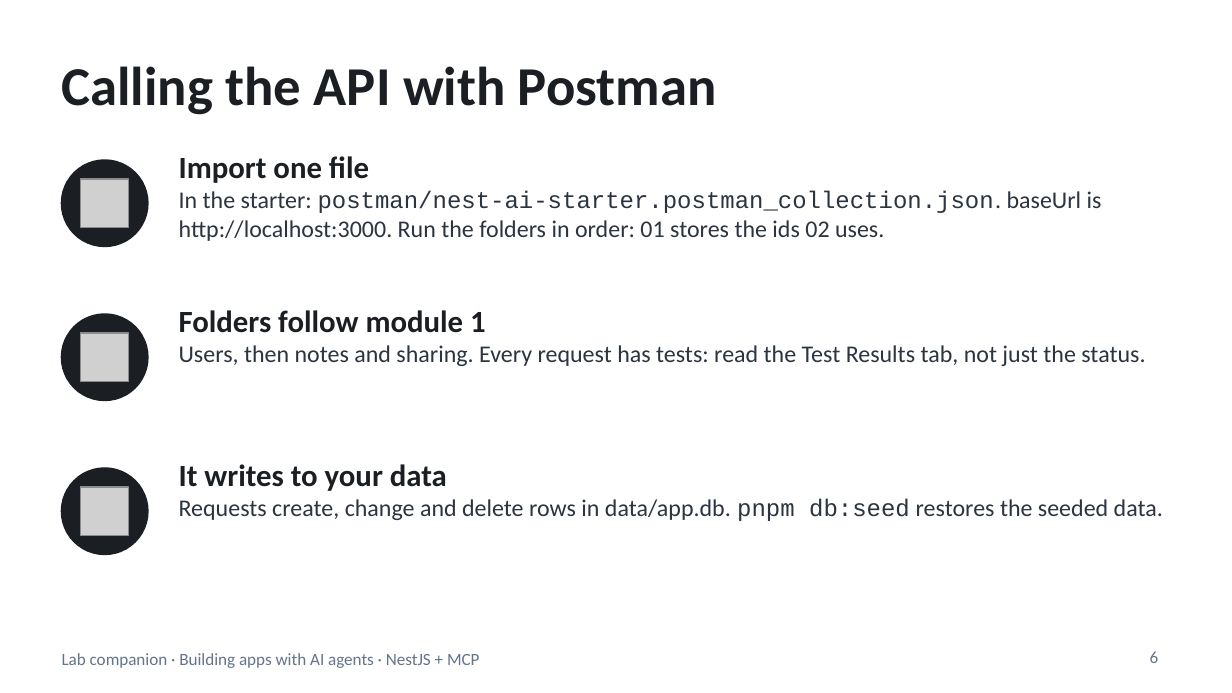
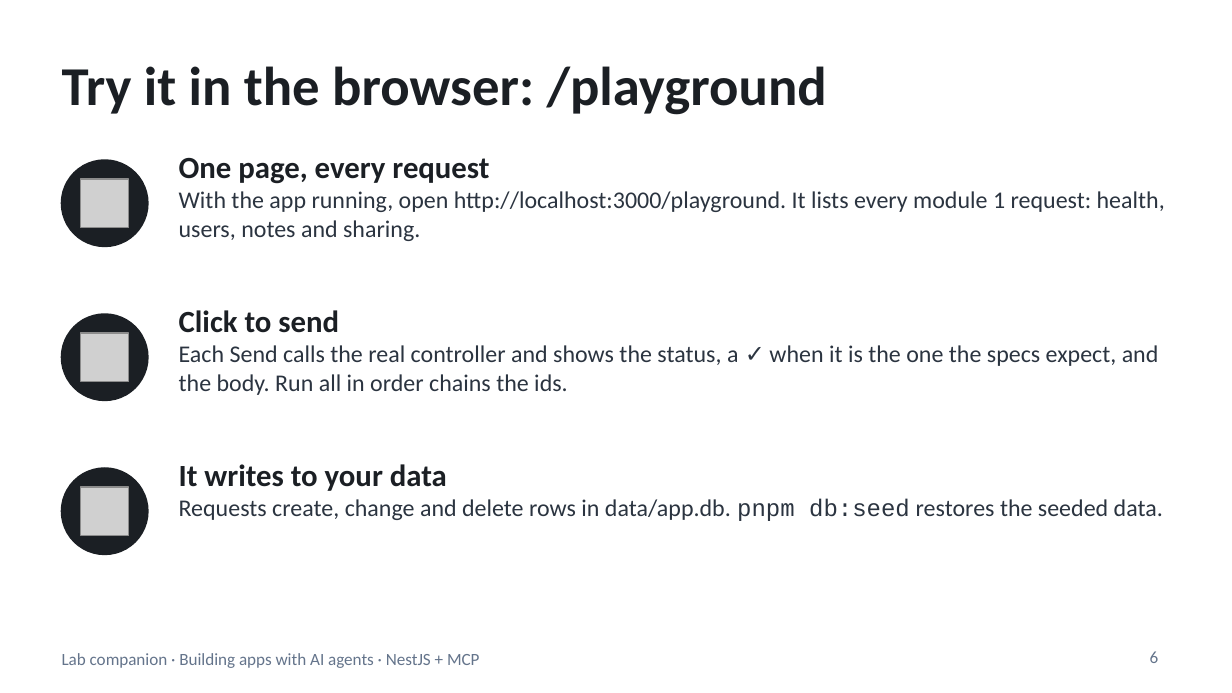
Before and after one commit to blazaga/ai-training-modules, a slide deck: slide 6 of docs/ai-agent-training/slides/lab-companion.pptx. Drawn at 1232x693 pixels with LibreOffice and Linux fonts; fonts in the diff are those of the drawing; grey boxes stand for pictures. Boxes give left, top, right and bottom in pixels: in the first picture for what was removed or moved away, otherwise in the second. Text is boxed around its words. In the diff, an @@ line names an element or a change of style, - is before the commit and + after.

```diff
--- a/docs/ai-agent-training/slides/lab-companion.pptx
+++ b/docs/ai-agent-training/slides/lab-companion.pptx
@@ title at (x1=62, y1=66, x2=827, y2=115): text changed @@
-Calling the API with Postman
+Try it in the browser: /playground
@@ text at (x1=179, y1=158, x2=1165, y2=241): text changed @@
-Import one file
-In the starter: postman/nest-ai-starter.postman_collection.json. baseUrl is http://localhost:3000. Run the folders in order: 01 stores the ids 02 uses.
+One page, every request
+With the app running, open http://localhost:3000/playground. It lists every module 1 request: health, users, notes and sharing.
@@ text at (x1=179, y1=310, x2=1159, y2=395): text changed @@
-Folders follow module 1
-Users, then notes and sharing. Every request has tests: read the Test Results tab, not just the status.
+Click to send
+Each Send calls the real controller and shows the status, a ✓ when it is the one the specs expect, and the body. Run all in order chains the ids.
```
Also in this commit, not shown: 4 other slides changed, 19 other files.
